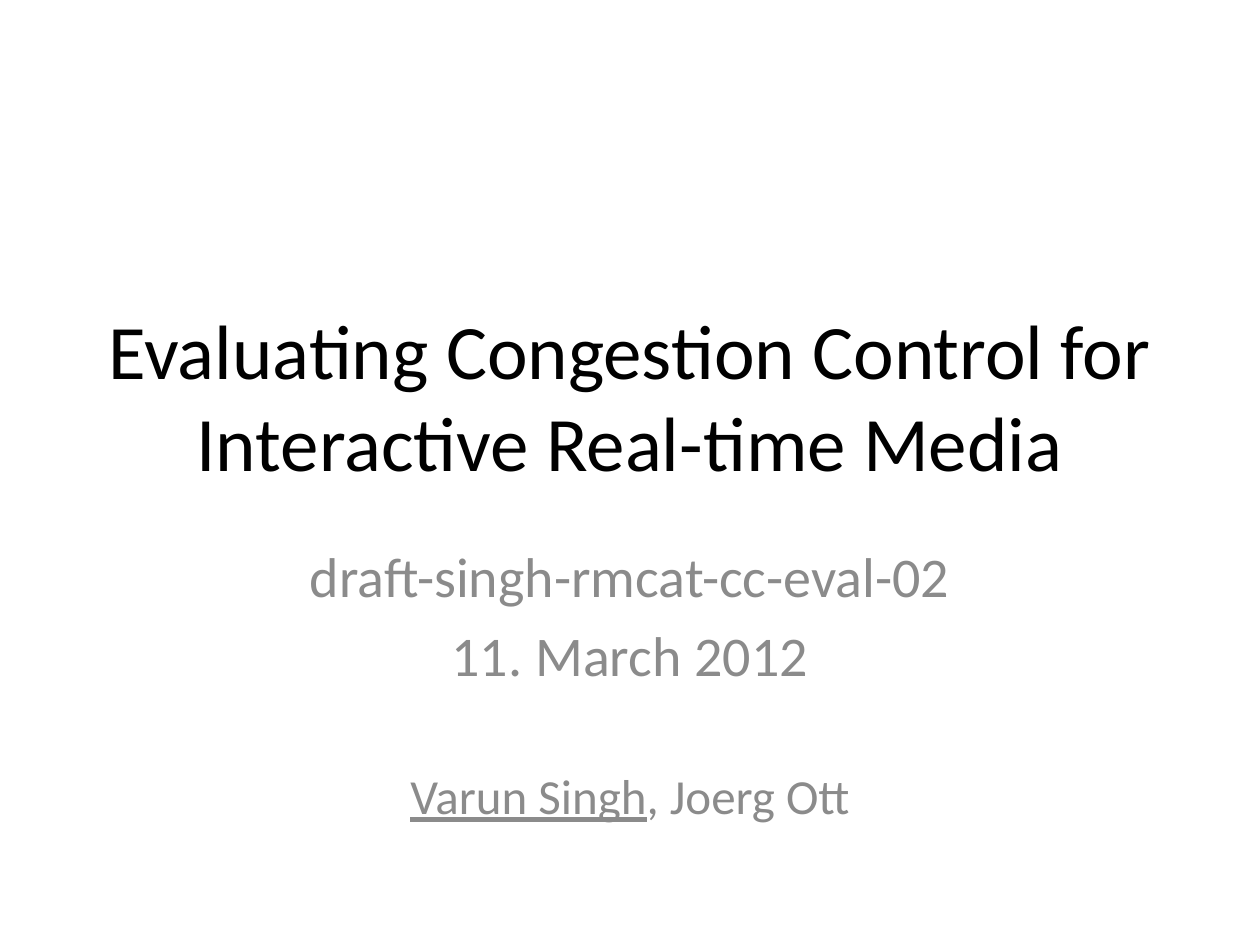
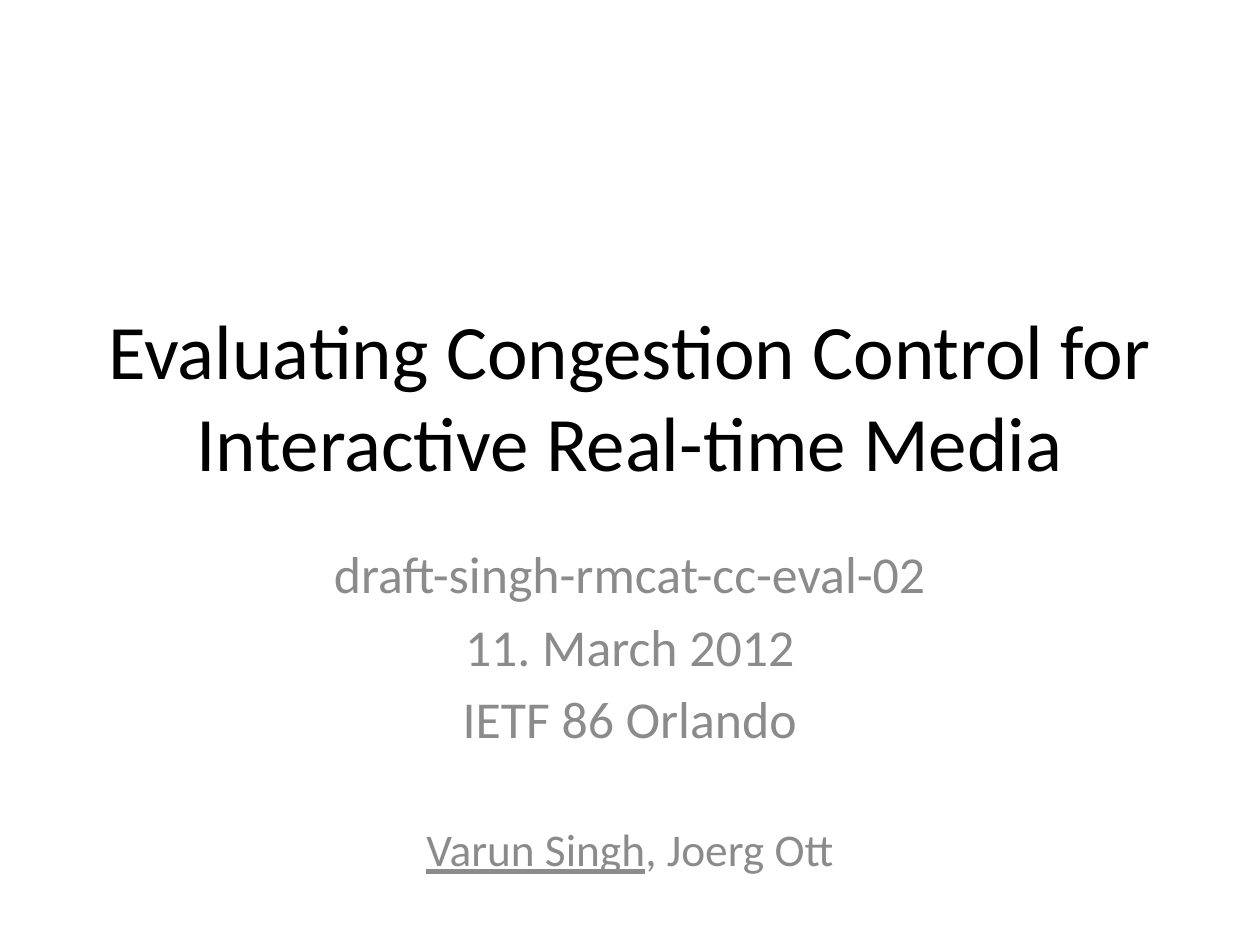
Before and after one commit to protocols-comnet/rmcat-eval-criteria, a slide deck: slide 1 of ppt-ietf86-rmcat-cc-eval-00.pptx. Drawn at 1260x945 pixels with LibreOffice and Linux fonts; fonts in the diff are those of the drawing. Boxes give left, top, right and bottom in pixels: in the first picture for what was removed or moved away, otherwise in the second. Text is boxed around its words. In the diff, an @@ line names an element or a change of style, - is before the commit and + after.

Commit message:
cc-eval: updated small nits

```diff
--- a/ppt-ietf86-rmcat-cc-eval-00.pptx
+++ b/ppt-ietf86-rmcat-cc-eval-00.pptx
@@ subtitle at (334, 557, 925, 874): size 32 to 29.6 pt in "draft-singh-rmcat-cc-eval-02", "11. March 2012"; size 28 to 25.9 pt in "Varun Singh, Joerg Ott" @@
@@ subtitle at (463, 702, 797, 739): paragraph added @@
+IETF 86 Orlando
```
Also in this commit, not shown: 2 other slides changed, 1 other file.
